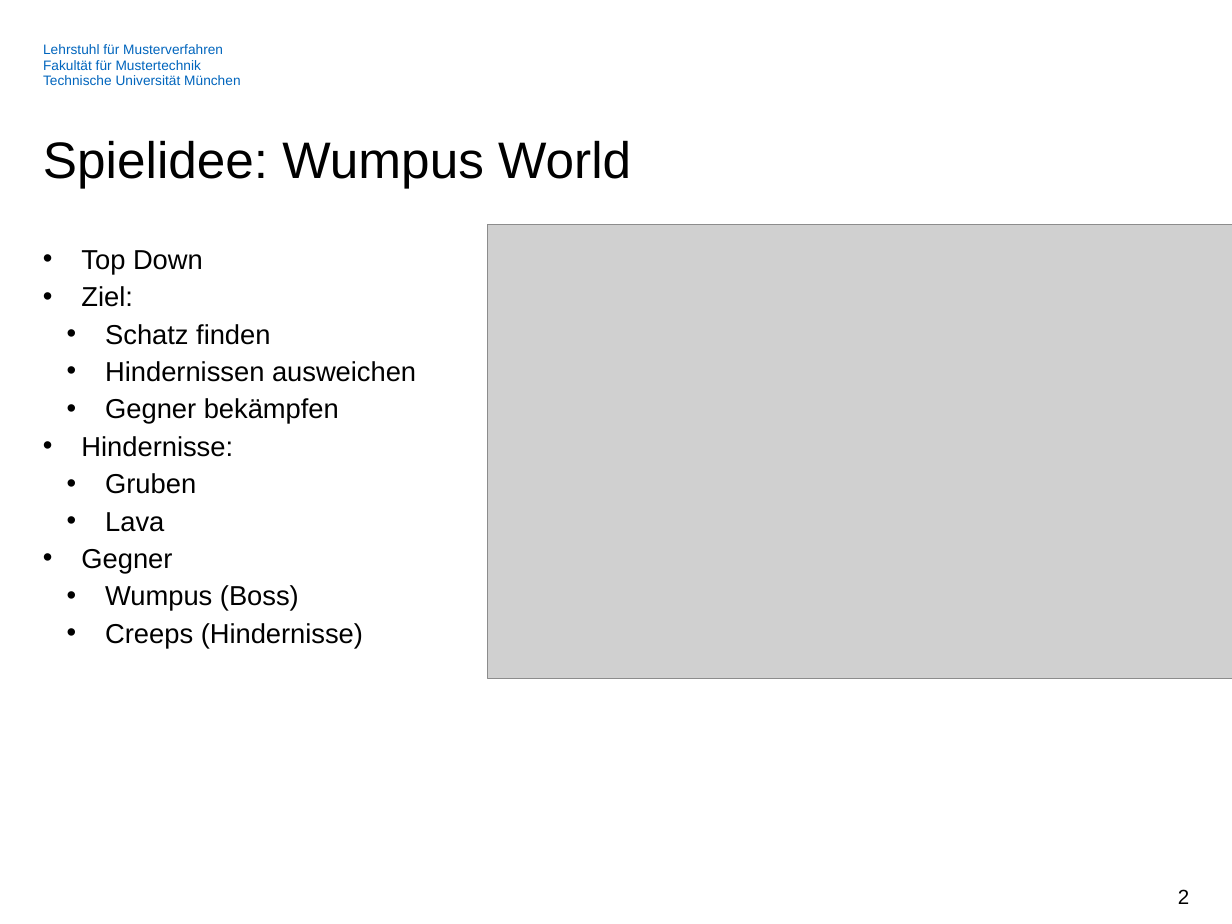
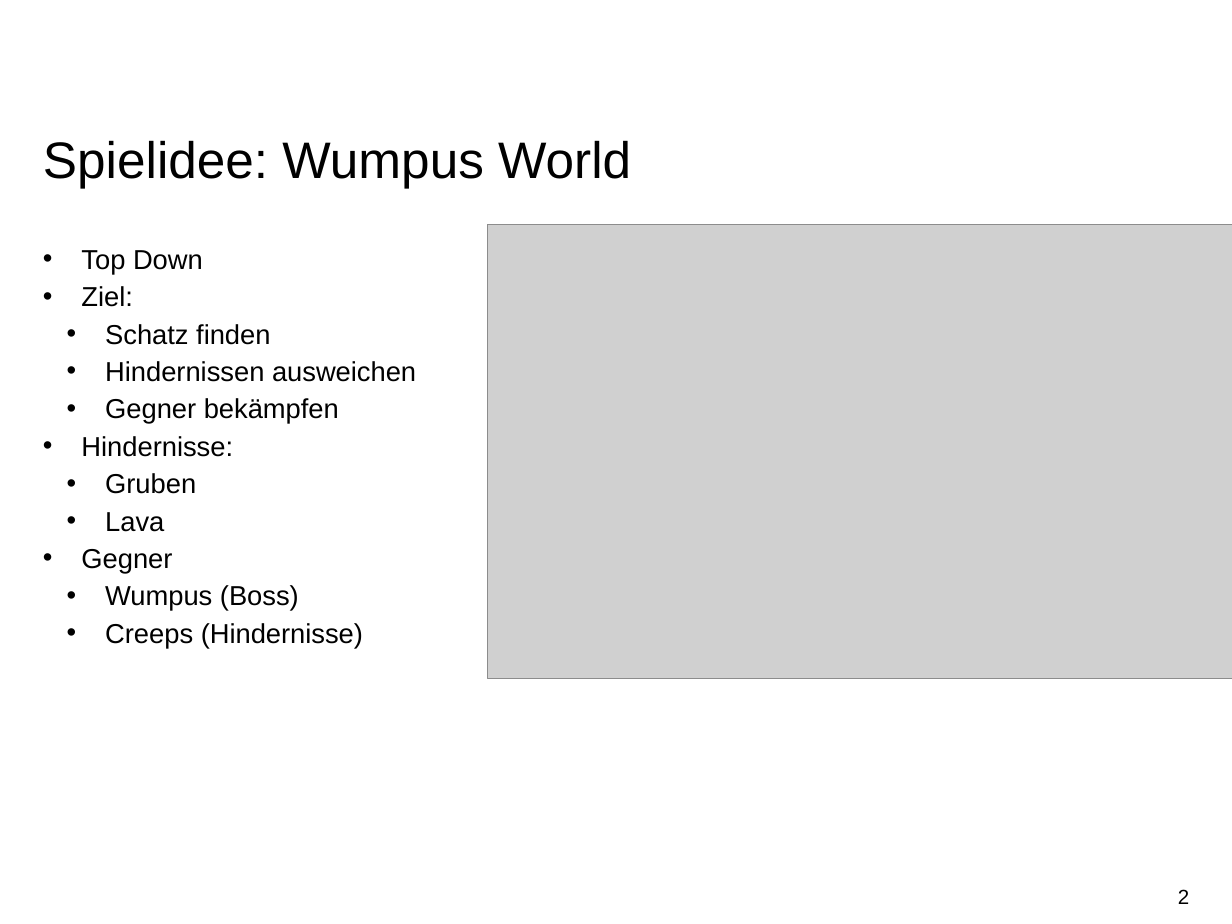
Before and after one commit to AwesomeSuri/ShaderKursWS2018-19, a slide deck: slide 2 of Documentation/Presentation.pptx. Drawn at 1232x924 pixels with LibreOffice and Linux fonts; fonts in the diff are those of the drawing; grey boxes stand for pictures; background and template pictures are left out. Boxes give left, top, right and bottom in pixels: in the first picture for what was removed or moved away, otherwise in the second. Text is boxed around its words. In the diff, an @@ line names an element or a change of style, - is before the commit and + after.

```diff
--- a/Documentation/Presentation.pptx
+++ b/Documentation/Presentation.pptx
@@ text removed at (43, 44, 240, 85) @@
-Lehrstuhl für Musterverfahren
-Fakultät für Mustertechnik
-Technische Universität München
```
Also in this commit, not shown: 2 other slides changed, 2 slides added, 10 other files.
